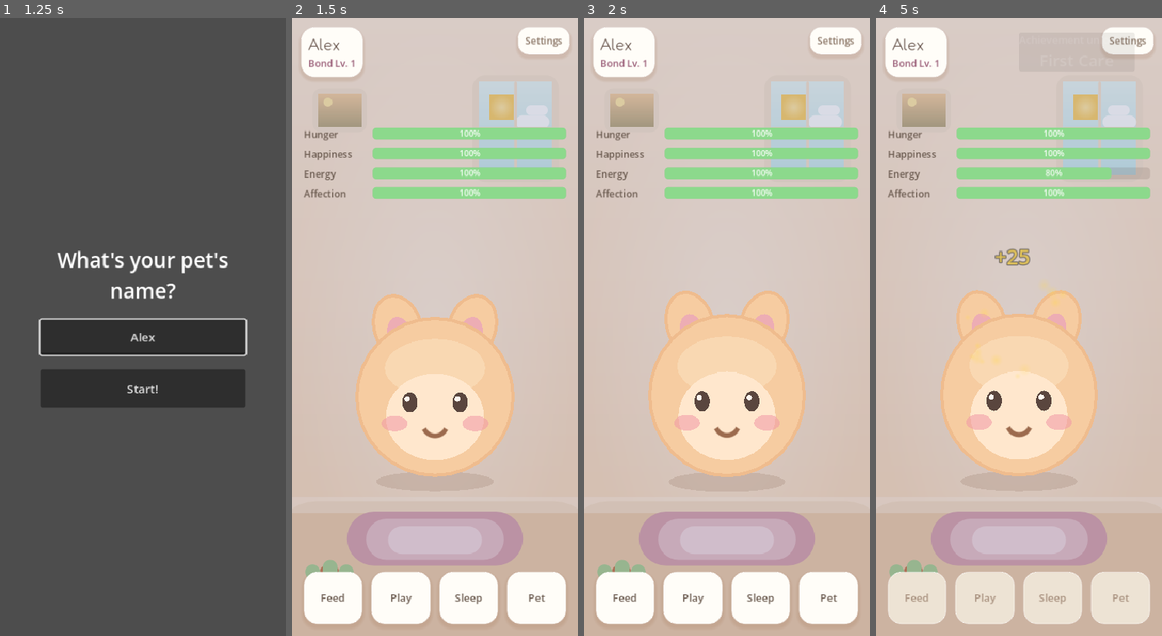
Above: before the commit, frames 1-4 (left to right).
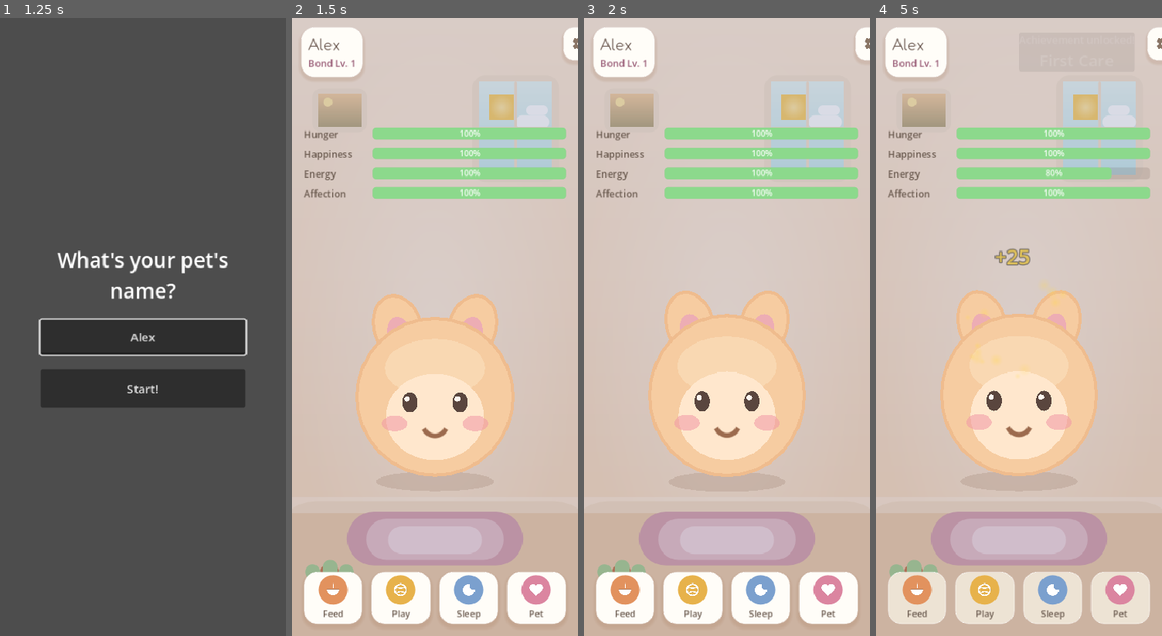
Above: after the commit, the same moments.

Repository: cvalera18/pets
Game: Godot game, scene res://scenes/main/Main.tscn
The game is run twice, just before and just after one commit, with the same random seed, the same clock (stepped at 60 frames per second) and the same inputs.
Inputs (mouse positions are in pixels of both pictures, inside the frame that each line leads up to):
- Up to frame 1 (1.25 s): click (143, 339) at 0.52 s; type "Alex" at 0.6 s
- Up to frame 2 (1.5 s): click "Start!" at 1.25 s
- Up to frame 3 (2 s): no input
- Up to frame 4 (5 s): click (984, 598) at 2 s; drag from (1019, 382) to (1047, 191) at 2.77 s; drag from (961, 357) to (1004, 450) at 3.52 s; click (984, 598) at 4.25 s

Frame 1 is identical in both runs. In frame 2, 2.4% of the frame differs, in the area x 9-100%, y 1-98%; in frame 3, 2.4%; in frame 4, 2.6%.

Commit message:
feat(redesign): SVG icons + action bar with circle icons + gear
- assets/icons: bowl/star/bolt/heart/ball/moon/gear SVGs traced from the design's
  path data. New Icons autoload rasterizes them at runtime
  (Image.load_svg_from_string) — no import step.
- HUD action buttons rebuilt as cozy cards: a colored circle with a white icon
  above the label (Comer/Jugar/Dormir/Mimar). Settings button now shows the gear.

Co-Authored-By: Claude Opus 4.8 <noreply@anthropic.com>

Diff:
--- /dev/null
+++ b/assets/icons/ball.svg
@@ -0,0 +1 @@
+<svg xmlns="http://www.w3.org/2000/svg" viewBox="0 0 24 24" fill="none" stroke="#ffffff" stroke-width="2.2"><circle cx="12" cy="12" r="8.5"/><path d="M6 8c3 1.5 9 1.5 12 0M6 16c3-1.5 9-1.5 12 0" stroke-width="1.8"/></svg>
--- /dev/null
+++ b/assets/icons/bolt.svg
@@ -0,0 +1 @@
+<svg xmlns="http://www.w3.org/2000/svg" viewBox="0 0 24 24" fill="#ffffff"><path d="M13 2L4.5 13.5c-.3.4 0 1 .5 1H10l-1 7.5 8.5-11.5c.3-.4 0-1-.5-1H12l1-7.5z"/></svg>
--- /dev/null
+++ b/assets/icons/bowl.svg
@@ -0,0 +1 @@
+<svg xmlns="http://www.w3.org/2000/svg" viewBox="0 0 24 24" fill="#ffffff"><path d="M3 11h18a9 9 0 0 1-18 0z"/><rect x="11" y="2.5" width="2" height="7" rx="1"/></svg>
--- /dev/null
+++ b/assets/icons/gear.svg
@@ -0,0 +1 @@
+<svg xmlns="http://www.w3.org/2000/svg" viewBox="0 0 24 24" fill="#ffffff"><path d="M19.14 12.94a7.5 7.5 0 0 0 .05-1.88l2.03-1.58a.5.5 0 0 0 .12-.64l-1.92-3.32a.5.5 0 0 0-.6-.22l-2.39.96a7.3 7.3 0 0 0-1.62-.94l-.36-2.54a.5.5 0 0 0-.5-.42h-3.84a.5.5 0 0 0-.5.42l-.36 2.54c-.58.24-1.12.55-1.62.94l-2.39-.96a.5.5 0 0 0-.6.22L2.66 8.84a.5.5 0 0 0 .12.64l2.03 1.58a7.5 7.5 0 0 0 0 1.88l-2.03 1.58a.5.5 0 0 0-.12.64l1.92 3.32c.13.22.39.31.6.22l2.39-.96c.5.39 1.04.7 1.62.94l.36 2.54c.04.24.25.42.5.42h3.84c.25 0 .46-.18.5-.42l.36-2.54c.58-.24 1.12-.56 1.62-.94l2.39.96c.22.09.47 0 .6-.22l1.92-3.32a.5.5 0 0 0-.12-.64l-2.03-1.58zM12 15.5A3.5 3.5 0 1 1 12 8.5a3.5 3.5 0 0 1 0 7z"/></svg>
--- /dev/null
+++ b/assets/icons/heart.svg
@@ -0,0 +1 @@
+<svg xmlns="http://www.w3.org/2000/svg" viewBox="0 0 24 24" fill="#ffffff"><path d="M12 21.35l-1.45-1.32C5.4 15.36 2 12.28 2 8.5 2 5.42 4.42 3 7.5 3c1.74 0 3.41.81 4.5 2.09C13.09 3.81 14.76 3 16.5 3 19.58 3 22 5.42 22 8.5c0 3.78-3.4 6.86-8.55 11.54L12 21.35z"/></svg>
--- /dev/null
+++ b/assets/icons/moon.svg
@@ -0,0 +1 @@
+<svg xmlns="http://www.w3.org/2000/svg" viewBox="0 0 24 24" fill="#ffffff"><path d="M12 3a9 9 0 1 0 9 9c0-.3-.02-.6-.05-.9a5.4 5.4 0 0 1-7.05-7.05C13.6 3.02 12.8 3 12 3z"/></svg>
--- /dev/null
+++ b/assets/icons/star.svg
@@ -0,0 +1 @@
+<svg xmlns="http://www.w3.org/2000/svg" viewBox="0 0 24 24" fill="#ffffff"><path d="M12 2l3.09 6.26L22 9.27l-5 4.87 1.18 6.88L12 17.77l-6.18 3.25L7 14.14 2 9.27l6.91-1.01L12 2z"/></svg>
--- /dev/null
+++ b/autoloads/Icons.gd
@@ -0,0 +1,39 @@
+## Icons.gd
+## Autoload — loads the redesign's vector icons at runtime by rasterizing the
+## SVGs (Image.load_svg_from_string), so no editor import step is needed.
+##
+## All glyphs are white 24×24; tint them with `modulate` (or icon color overrides)
+## where the design wants a colored icon.
+extends Node
+
+const SCALE: float = 5.0  # rasterize at 5× for crispness when shown small
+
+var bowl: Texture2D
+var star: Texture2D
+var bolt: Texture2D
+var heart: Texture2D
+var ball: Texture2D
+var moon: Texture2D
+var gear: Texture2D
+
+
+func _ready() -> void:
+	bowl = _svg("res://assets/icons/bowl.svg")
+	star = _svg("res://assets/icons/star.svg")
+	bolt = _svg("res://assets/icons/bolt.svg")
+	heart = _svg("res://assets/icons/heart.svg")
+	ball = _svg("res://assets/icons/ball.svg")
+	moon = _svg("res://assets/icons/moon.svg")
+	gear = _svg("res://assets/icons/gear.svg")
+
+
+func _svg(path: String) -> Texture2D:
+	var f := FileAccess.open(path, FileAccess.READ)
+	if f == null:
+		push_warning("Icons: missing %s" % path)
+		return null
+	var img := Image.new()
+	if img.load_svg_from_string(f.get_as_text(), SCALE) != OK:
+		push_warning("Icons: could not rasterize %s" % path)
+		return null
+	return ImageTexture.create_from_image(img)
--- a/project.godot
+++ b/project.godot
@@ -26,6 +26,7 @@
 AudioManager="*res://autoloads/AudioManager.gd"
 Achievements="*res://autoloads/Achievements.gd"
 Fonts="*res://autoloads/Fonts.gd"
+Icons="*res://autoloads/Icons.gd"
 
 [display]
 
--- a/scenes/hud/HUD.gd
+++ b/scenes/hud/HUD.gd
@@ -13,6 +13,7 @@
 
 var _cooldown_timer: float = 0.0
 var _bar_fills: Dictionary = {}
+var _action_labels: Dictionary = {}
 var _is_sleeping: bool = false
 var _settings_button: Button
 var _name_label: Label
@@ -89,7 +90,8 @@
 
 func _on_sleeping_changed(is_sleeping: bool) -> void:
 	_is_sleeping = is_sleeping
-	sleep_button.text = tr("ACTION_WAKE") if is_sleeping else tr("ACTION_SLEEP")
+	if _action_labels.has("sleep"):
+		_action_labels["sleep"].text = tr("ACTION_WAKE") if is_sleeping else tr("ACTION_SLEEP")
 	# While sleeping, disable all buttons except sleep (which becomes Wake).
 	feed_button.disabled  = is_sleeping
 	play_button.disabled  = is_sleeping
@@ -99,14 +101,16 @@
 ## Adds a small settings entry button (top-right) that opens the Settings overlay.
 func _create_settings_button() -> void:
 	_settings_button = Button.new()
-	_settings_button.text = tr("UI_SETTINGS")
+	_settings_button.icon = Icons.gear
+	_settings_button.expand_icon = true
+	_settings_button.custom_minimum_size = Vector2(46, 46)
 	_settings_button.set_anchors_and_offsets_preset(
 			Control.PRESET_TOP_RIGHT, Control.PRESET_MODE_MINSIZE, 12)
 	_settings_button.add_theme_stylebox_override("normal", _card_sb(PAL.CARD, 14, 4))
 	_settings_button.add_theme_stylebox_override("hover", _card_sb(PAL.CARD.lightened(0.04), 14, 4))
 	_settings_button.add_theme_stylebox_override("pressed", _card_sb(PAL.CARD.darkened(0.05), 14, 1))
-	_settings_button.add_theme_color_override("font_color", PAL.TEXT_MUTED)
-	_settings_button.add_theme_font_size_override("font_size", 13)
+	_settings_button.add_theme_color_override("icon_normal_color", PAL.TEXT_MUTED)
+	_settings_button.add_theme_color_override("icon_pressed_color", PAL.ACCENT_DEEP)
 	_settings_button.pressed.connect(_on_settings_pressed)
 	$Control.add_child(_settings_button)
 
@@ -188,9 +192,7 @@
 ## Re-translates HUD text when the locale changes while this HUD is alive.
 func _on_locale_changed() -> void:
 	_refresh_labels()
-	_settings_button.text = tr("UI_SETTINGS")
 	_bond_label.text = tr("BOND_BADGE") % _bond_level
-	sleep_button.text = tr("ACTION_WAKE") if _is_sleeping else tr("ACTION_SLEEP")
 
 
 func _start_cooldown() -> void:
@@ -270,6 +272,11 @@
 
 	for b in [feed_button, play_button, sleep_button, pet_button]:
 		_style_button(b)
+
+	_action_labels["feed"]  = _decorate_action(feed_button,  Icons.bowl,  Color("e2925e"))
+	_action_labels["play"]  = _decorate_action(play_button,  Icons.ball,  Color("e7b24b"))
+	_action_labels["sleep"] = _decorate_action(sleep_button, Icons.moon,  Color("7ba0ce"))
+	_action_labels["pet"]   = _decorate_action(pet_button,   Icons.heart, Color("db85a0"))
 
 
 func _card_sb(color: Color, radius: int, shadow: int) -> StyleBoxFlat:
@@ -316,6 +323,47 @@
 	bar.add_theme_font_size_override("font_size", 11)
 
 
+## Turns a plain action Button into a cozy card: a colored circle with a white
+## icon above the label. Returns the label so it can be re-translated later.
+func _decorate_action(btn: Button, icon: Texture2D, circle_color: Color) -> Label:
+	btn.text = ""
+	btn.custom_minimum_size = Vector2(0, 66)
+
+	var box := VBoxContainer.new()
+	box.set_anchors_and_offsets_preset(Control.PRESET_FULL_RECT)
+	box.mouse_filter = Control.MOUSE_FILTER_IGNORE
+	box.alignment = BoxContainer.ALIGNMENT_CENTER
+	box.add_theme_constant_override("separation", 4)
+	btn.add_child(box)
+
+	var circle := Panel.new()
+	circle.custom_minimum_size = Vector2(40, 40)
+	circle.size_flags_horizontal = Control.SIZE_SHRINK_CENTER
+	circle.mouse_filter = Control.MOUSE_FILTER_IGNORE
+	var csb := StyleBoxFlat.new()
+	csb.bg_color = circle_color
+	csb.set_corner_radius_all(20)
+	circle.add_theme_stylebox_override("panel", csb)
+	box.add_child(circle)
+
+	var ic := TextureRect.new()
+	ic.texture = icon
+	ic.expand_mode = TextureRect.EXPAND_IGNORE_SIZE
+	ic.stretch_mode = TextureRect.STRETCH_KEEP_ASPECT_CENTERED
+	ic.position = Vector2(9, 9)
+	ic.size = Vector2(22, 22)
+	ic.mouse_filter = Control.MOUSE_FILTER_IGNORE
+	circle.add_child(ic)
+
+	var lbl := Label.new()
+	lbl.horizontal_alignment = HORIZONTAL_ALIGNMENT_CENTER
+	lbl.add_theme_font_size_override("font_size", 12)
+	lbl.add_theme_color_override("font_color", PAL.TEXT_BODY)
+	lbl.mouse_filter = Control.MOUSE_FILTER_IGNORE
+	box.add_child(lbl)
+	return lbl
+
+
 ## Refreshes all text labels. Call again if the locale changes at runtime.
 func _refresh_labels() -> void:
 	hunger_label.text    = tr("STAT_HUNGER")
@@ -323,7 +371,8 @@
 	energy_label.text    = tr("STAT_ENERGY")
 	affection_label.text = tr("STAT_AFFECTION")
 
-	feed_button.text  = tr("ACTION_FEED")
-	play_button.text  = tr("ACTION_PLAY")
-	sleep_button.text = tr("ACTION_SLEEP")
-	pet_button.text   = tr("ACTION_PET")
+	if not _action_labels.is_empty():
+		_action_labels["feed"].text  = tr("ACTION_FEED")
+		_action_labels["play"].text  = tr("ACTION_PLAY")
+		_action_labels["sleep"].text = tr("ACTION_WAKE") if _is_sleeping else tr("ACTION_SLEEP")
+		_action_labels["pet"].text   = tr("ACTION_PET")
